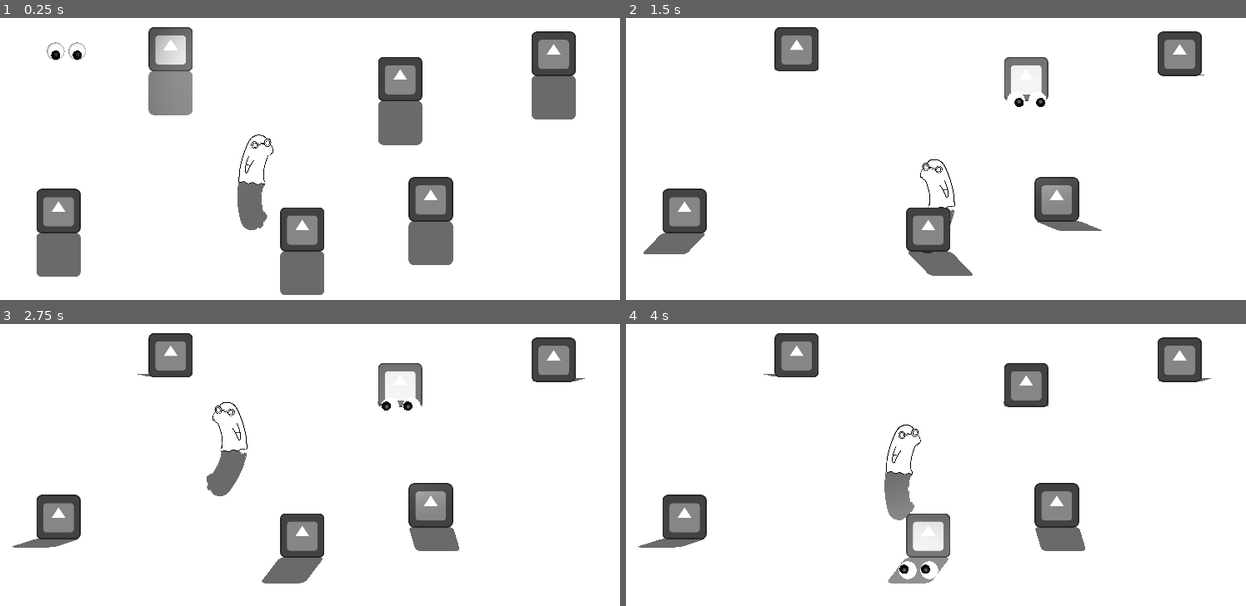
Above: before the commit, frames 1-4 (two rows, left to right).
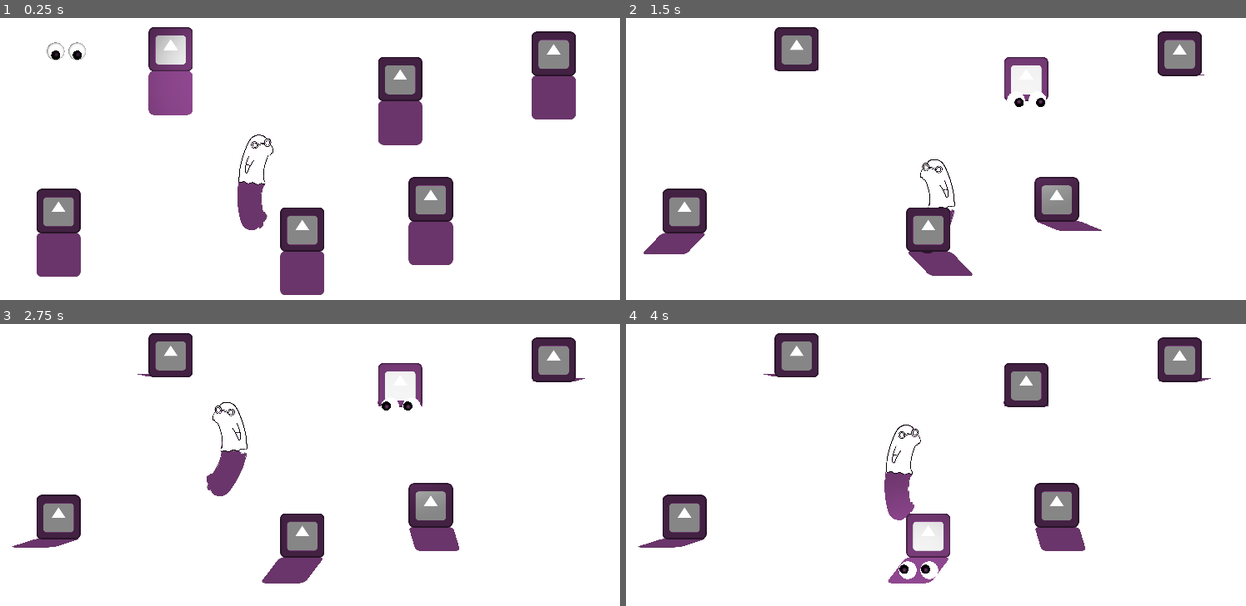
Above: after the commit, the same moments.

Repository: michaelharlow/Pirate-game-jam
Game: Godot game, scene res://scenes/main.tscn
Two runs of this game, one before a commit and one after it. Both use one fixed random seed, a clock stepped at 60 frames per second and the inputs below. The engine's default icon, where the game draws it, is replaced by a stand-in: a white triangle on a blue panel in a dark square.
Inputs (mouse positions are in pixels of both pictures, inside the frame that each line leads up to):
- Up to frame 1 (0.25 s): no input
- Up to frame 2 (1.5 s): move the mouse to (799, 94) at 0.52 s; press the mouse at (799, 94) at 0.53 s; move the mouse to (1029, 99) at 1.27 s; release the mouse at (1029, 99) at 1.28 s; right-click (1029, 99) at 1.35 s; click (1029, 99) at 1.42 s
- Up to frame 3 (2.75 s): move the mouse to (49, 549) at 2.02 s; press the mouse at (49, 549) at 2.03 s
- Up to frame 4 (4 s): move the mouse to (1060, 538) at 2.77 s; release the mouse at (1060, 538) at 2.78 s; right-click (1060, 538) at 2.85 s; click (1060, 538) at 2.92 s; move the mouse to (917, 569) at 3.52 s; press the mouse at (917, 569) at 3.53 s

The runs differ from the first frame. In frame 1, 10% of the frame differs, in the area x 5-93%, y 3-99%; in frame 2, 4.4%; in frame 3, 5.1%; in frame 4, 4.9%.

Commit message:
Update monochrome.gdshader

Diff:
--- a/resources/monochrome.gdshader
+++ b/resources/monochrome.gdshader
@@ -5,5 +5,11 @@
 void fragment() {
 	vec4 bg = texture(SCREEN_TEXTURE, SCREEN_UV);
 	float avg = (bg.r + bg.g + bg.b) / 3.0;
-	COLOR = vec4(avg, avg, avg, 1.0);
+
+	if (avg < 0.5) {
+		COLOR = vec4(avg, avg/2.0, avg, 1.0);
 	}
+	else {
+		COLOR = vec4(avg, avg, avg, 1.0);
+	}
+	}
